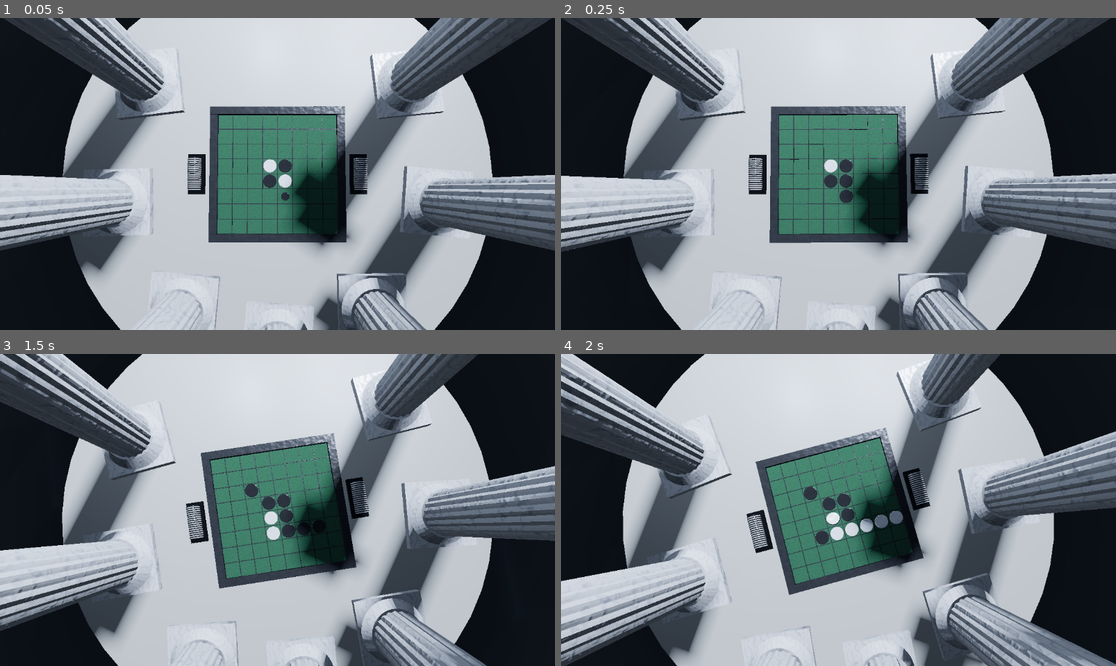
Above: before the commit, frames 1-4 (two rows, left to right).
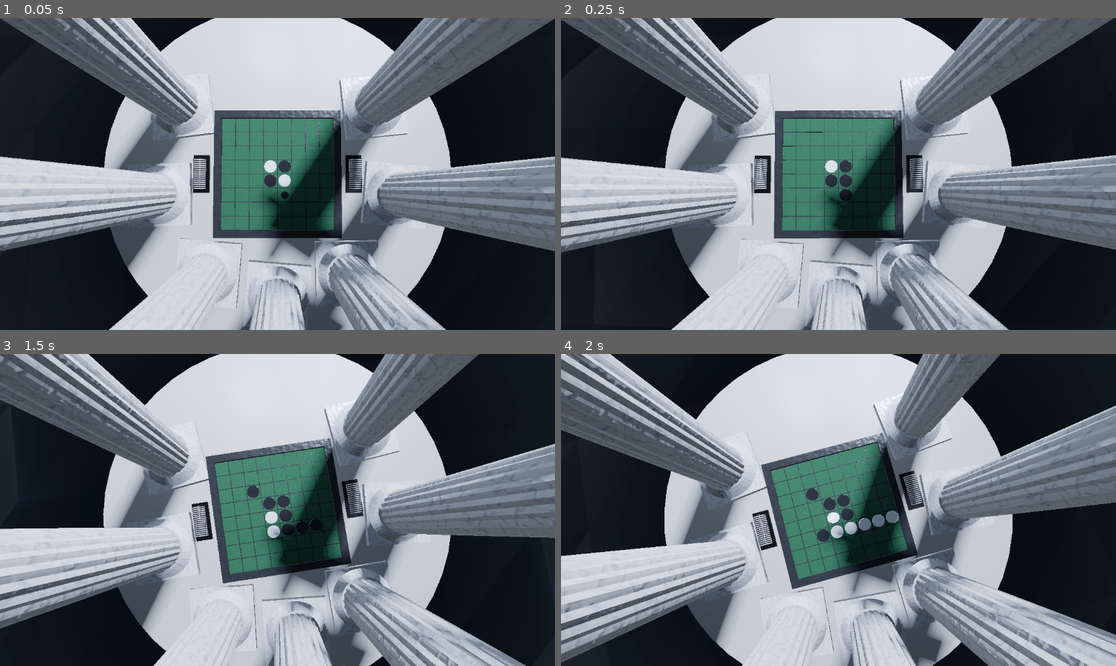
Above: after the commit, the same moments.

Repository: jop3/game-builder
Game: Godot game, scene res://othello.tscn
Same seed, same stepped clock (60 frames per second), same inputs: the game is played once before the commit and once after it.
Inputs:
- Up to frame 1 (0.05 s): no input
- Up to frame 2 (0.25 s): no input
- Up to frame 3 (1.5 s): no input
- Up to frame 4 (2 s): no input

The runs differ from the first frame. In frame 1, 44% of the frame differs, in the area x 0-100%, y 0-100%; in frame 2, 44%; in frame 3, 45%; in frame 4, 49%.

Commit message:
arena: höj havet + mindre ö + ljusare stormhimmel + lägre landning; mux hanterar åska

Diff:
--- a/examples/othello/game/othello.gd
+++ b/examples/othello/game/othello.gd
@@ -62,9 +62,9 @@
 var _play_dur := 1.0       # partiets speltid i sekunder (utom END_HOLD)
 const CAM_CENTER := Vector3(0.0, 0.015, 0.0)
 const CAM_EL_TOP := 87.0   # ° elevation vid start (nästan rakt ovanför)
-const CAM_EL_END := 44.0   # ° elevation vid landning (fin sidovy)
-const CAM_D_TOP := 0.94    # kameraavstånd uppe
-const CAM_D_END := 0.80    # kameraavstånd nere
+const CAM_EL_END := 32.0   # ° elevation vid landning (låg sidovy → havet syns)
+const CAM_D_TOP := 1.0     # kameraavstånd uppe
+const CAM_D_END := 0.98    # kameraavstånd nere (tillbakadragen så horisonten ryms)
 const CAM_SPINS := 1.5     # antal varv runt bordet under nedstigningen
 
 # --- drama vid stora vändningskaskader ---
@@ -549,9 +549,9 @@
 	return b
 
 # ------------------------------------------------------------- staging ----
-const SEA_Y := -0.42        # havsnivå under ön
-const ISLAND_R := 0.72      # öns radie
-const COL_R := 0.56         # kolonnernas radie runt brädet
+const SEA_Y := -0.16        # havsnivå strax under öns marmorkant
+const ISLAND_R := 0.62      # öns radie (liten ö → havet syns runtom)
+const COL_R := 0.44         # kolonnernas radie runt brädet
 
 func _build_stage() -> void:
 	var env := WorldEnvironment.new()
--- a/examples/othello/game/sky.gdshader
+++ b/examples/othello/game/sky.gdshader
@@ -4,10 +4,10 @@
 shader_type sky;
 
 uniform float t = 0.0;
-uniform vec3 horizon : source_color = vec3(0.30, 0.32, 0.36);
-uniform vec3 zenith : source_color = vec3(0.05, 0.06, 0.09);
-uniform vec3 cloud_dark : source_color = vec3(0.09, 0.10, 0.13);
-uniform vec3 cloud_light : source_color = vec3(0.46, 0.48, 0.53);
+uniform vec3 horizon : source_color = vec3(0.46, 0.49, 0.55);
+uniform vec3 zenith : source_color = vec3(0.13, 0.15, 0.21);
+uniform vec3 cloud_dark : source_color = vec3(0.16, 0.18, 0.23);
+uniform vec3 cloud_light : source_color = vec3(0.60, 0.63, 0.69);
 uniform float flash = 0.0;   // höjs vid blixtnedslag (lyser upp molnen)
 
 float hash(vec2 p) { return fract(sin(dot(p, vec2(41.3, 289.1))) * 43758.5453); }
Not shown, changed: examples/othello/game/mux_audio.py
